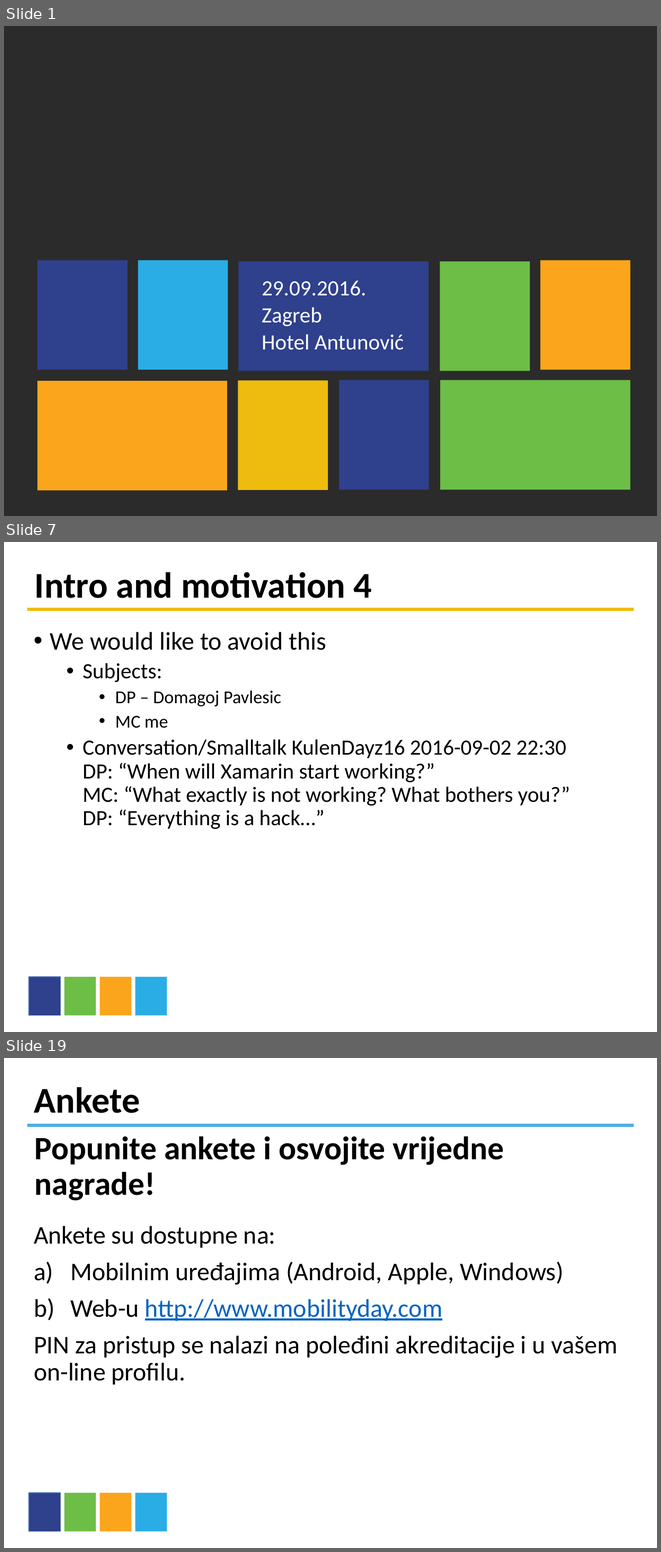
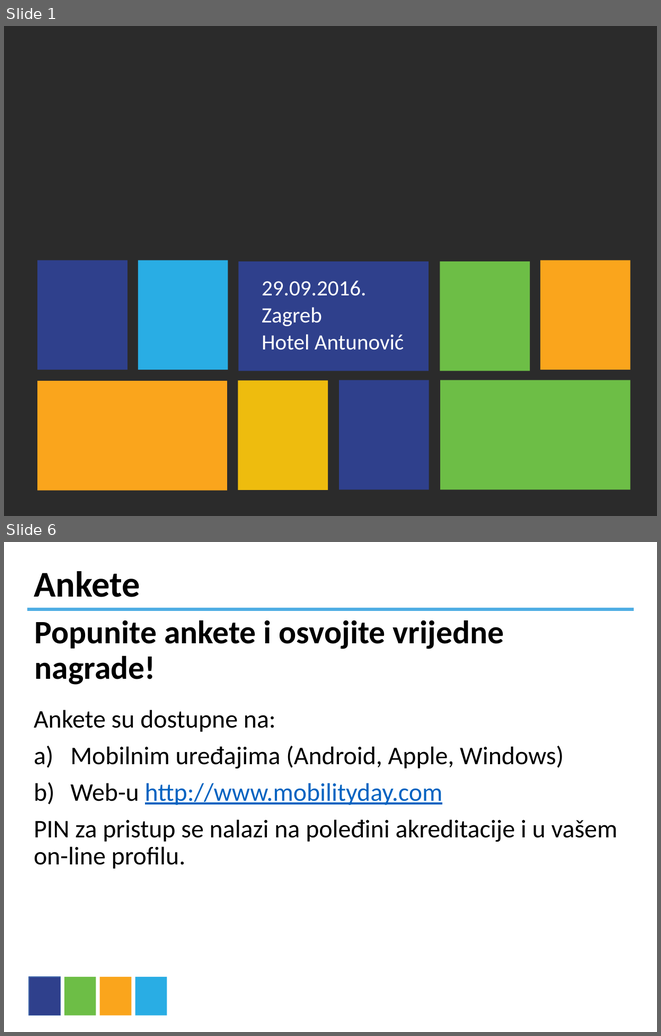
Before and after one commit to moljac/-HolisticWare.Talks.MobilityDay.2016, a slide deck: talk/MD2016-Template_prezentacija-FINAL.PPTX. Shown one above the other, each under a label of ours: slides 1, 7 and 19 before the commit, slides 1 and 6 after it; the slides between them are not shown. The pictures are 661x1552 and 661x1036 pixels, drawn with LibreOffice and Linux fonts; fonts in the diff are those of the drawing; background and template pictures are left out; a plain dark background stands for a picture behind light text. Boxes give left, top, right and bottom in pixels: in the first picture for what was removed or moved away, otherwise in the second. Text is boxed around its words. In the diff, an @@ line names an element or a change of style, - is before the commit and + after.

```diff
--- a/talk/MD2016-Template_prezentacija-FINAL.PPTX
+++ b/talk/MD2016-Template_prezentacija-FINAL.PPTX
@@ slide 7 removed at <box>4,542,657,1032</box>, background #FFFFFF; not listed: 4 template elements that a slide beside it also shows @@
@@ title removed at <box>35,572,372,598</box> @@
-Intro and motivation 4
@@ rectangle removed at <box>27,607,634,610</box> @@
@@ text removed at <box>50,632,570,829</box> @@
-• We would like to avoid this
-  • Subjects:
-    • DP – Domagoj Pavlesic
-    • MC me
-  • Conversation/Smalltalk KulenDayz16 2016-09-02 22:30
-    DP: “When will Xamarin start working?”
-    MC: “What exactly is not working? What bothers you?”
-    DP: “Everything is a hack…”
@@ what was slide 19 is now slide 6 @@
```
Also in this commit, not shown: 1 slide changed, 3 slides added, 15 other slides removed.
